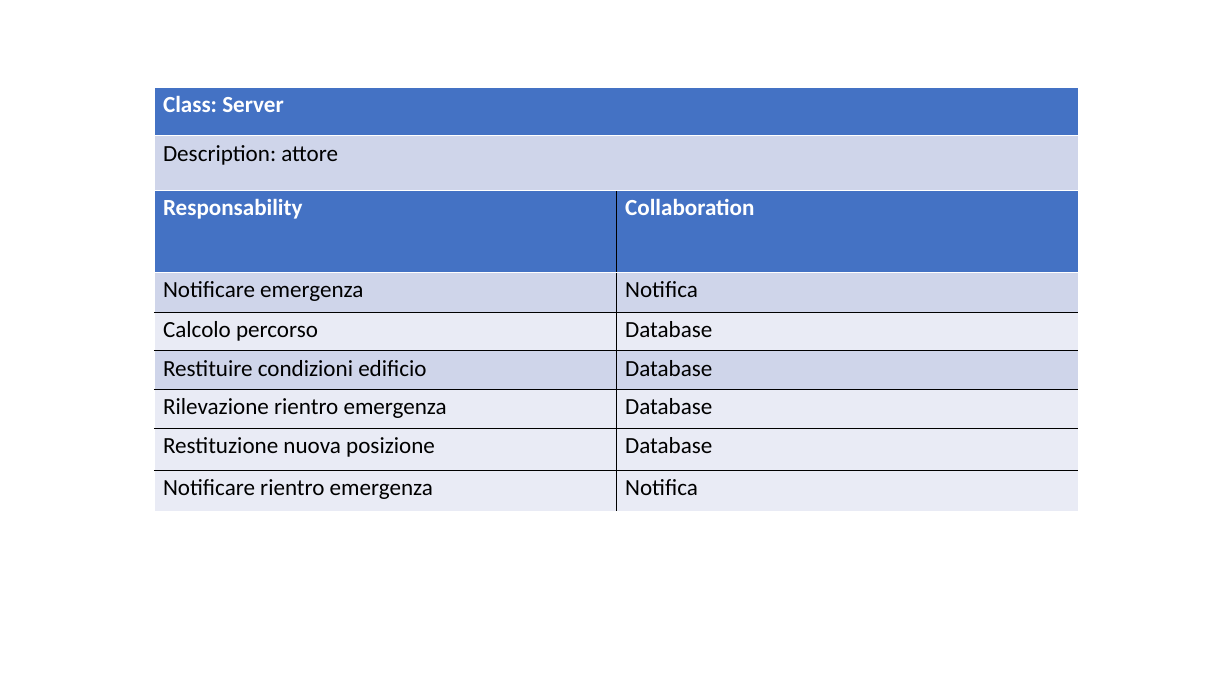
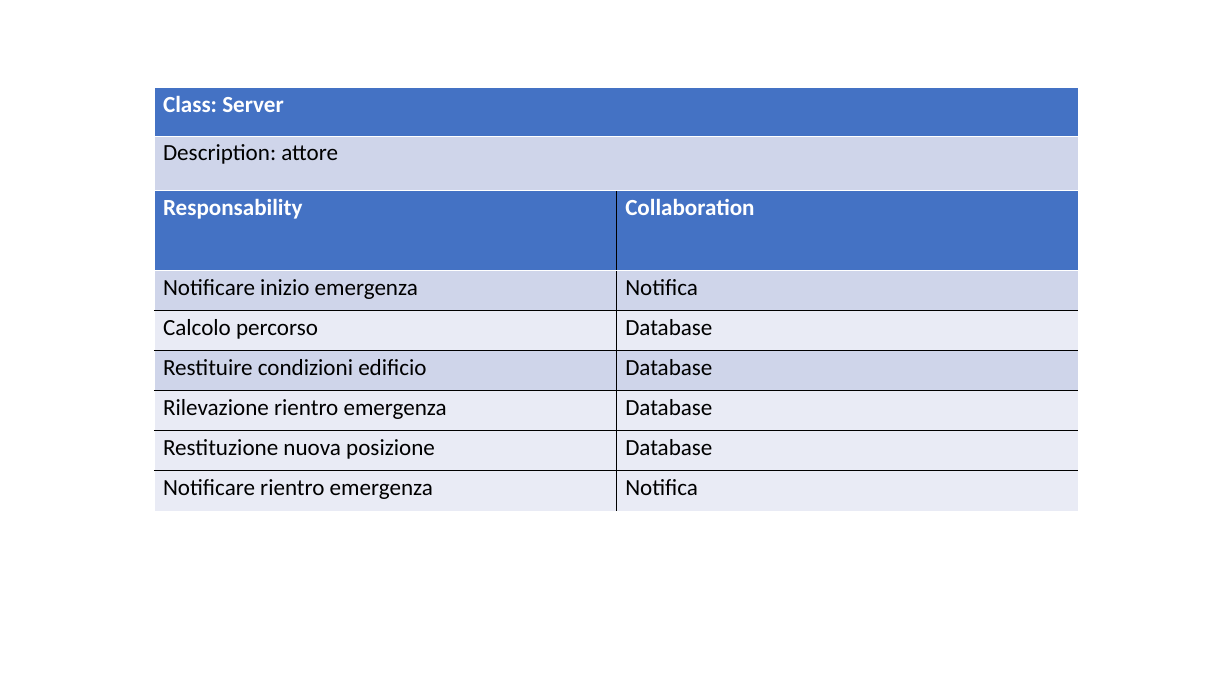
Before and after one commit to ecorradini/ProgettoIDS, a slide deck: slide 2 of AnalisiRequisiti/CRC/UT4/CRC_UT4.ppt. Drawn at 1232x693 pixels with LibreOffice and Linux fonts; fonts in the diff are those of the drawing. Boxes give left, top, right and bottom in pixels: in the first picture for what was removed or moved away, otherwise in the second. Text is boxed around its words. In the diff, an @@ line names an element or a change of style, - is before the commit and + after.

```diff
--- a/AnalisiRequisiti/CRC/UT4/CRC_UT4.ppt
+++ b/AnalisiRequisiti/CRC/UT4/CRC_UT4.ppt
@@ table at [154, 189, 1078, 511] @@
-row 2, column 1: Notificare emergenza
+row 2, column 1: Notificare inizio emergenza
@@ line spacing 0.94 to 0.92 @@
@@ borders changed @@
```
Also in this commit, not shown: 9 other slides changed, 1 other file.
